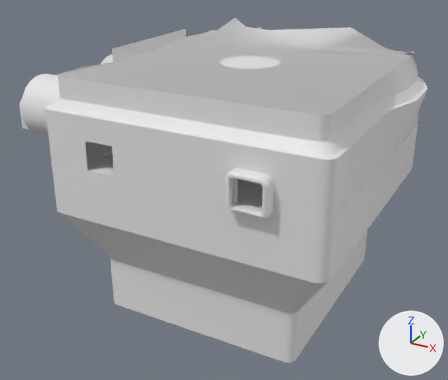
Two versions of the FBX model Content/Assets/Levels/MainLevel/SM_Ship_Furnace.fbx, one commit apart.
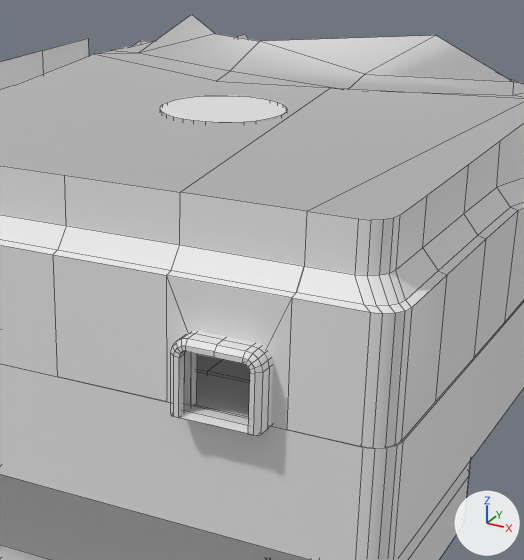
Old and new are each drawn whole from a 50 mm lens placed at (120.0, -91.7, 42.9), pointed at (58.2, 20.7, -13.3) and again close up on the part from 32% to 88% of the width and 3% to 73% of the height. The axes (+X, +Y, +Z) are drawn at lower right. The lights are the same throughout. The close-ups show mesh edges as thin lines. Where no turn or scale is listed for an object, it has been applied to the vertices. Vertices at the same position are counted once.

Objects in the first close-up: 'SM_Ship_Furnace'.
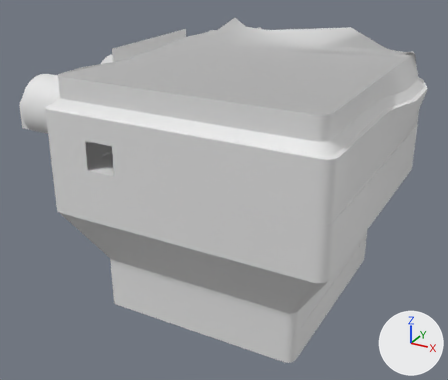
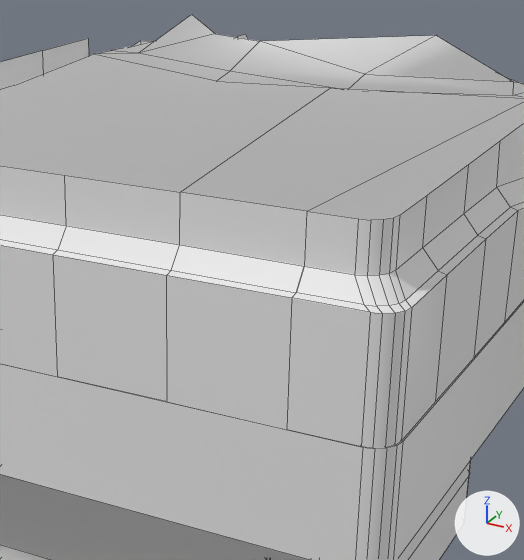
What differs and where, as boxes (x1, y1, x2, y2) in the close-ups (524 x 560 px):
```json
{"part": 1, "of": "me_sm_merged_staticmeshactor_4_045", "change": "deleted", "before": [160, 96, 287, 123]}
{"part": 2, "of": "me_sm_merged_staticmeshactor_4_045", "change": "deleted", "before": [171, 331, 273, 435]}
{"part": 3, "of": "me_sm_merged_staticmeshactor_4_045", "change": "deleted", "before": [171, 404, 258, 436]}
{"part": 4, "of": "me_sm_merged_staticmeshactor_4_045", "change": "cut back", "before": [167, 275, 292, 429], "after": [167, 275, 292, 429]}
```

Scene script edits in JSON lines:
```json
{"block": "me_sm_merged_staticmeshactor_4_045", "where": "me_sm_merged_staticmeshactor_4_045.from_pydata(...)  # 1885 vertices, 1515 faces; spans x 19.0..96.6, y -14.1..62.3, z -32.7..20.9"}
{"block": "me_sm_merged_staticmeshactor_4_045", "where": "# used by ob_sm_ship_furnace; location = (0.0, 0.0, 0.0)"}
{"block": "me_sm_merged_staticmeshactor_4_045", "where": "# verts and faces of me_sm_merged_staticmeshactor_4_045; kept vertices keep their numbers, new ones are numbered from 1885"}
{"block": "me_sm_merged_staticmeshactor_4_045", "where": "# before: 732 (76.0, -12.0, 1.0) at pixel (167, 401), 735 (86.0, -12.0, 11.2) at pixel (291, 297), 736 (78.0, -12.0, 6.6), 737 (84.0, -12.0, 6.6), 740 (76.0, -12.0, 11.2) at pixel (166, 275)"}
{"block": "me_sm_merged_staticmeshactor_4_045", "where": "# before: 742 (84.0, -12.0, 1.0), 743 (78.0, -12.0, 1.0), 1346 (86.0, -12.0, 1.0) at pixel (286, 429)"}
{"block": "me_sm_merged_staticmeshactor_4_045", "change": "me_sm_merged_staticmeshactor_4_045 part 1: the loose piece of 160 vertices spanning x 60.1..71.9, y 11.1..22.9, z 14.1..17.1 is deleted"}
{"block": "me_sm_merged_staticmeshactor_4_045", "change": "me_sm_merged_staticmeshactor_4_045 part 2: the loose piece of 156 vertices spanning x 77.3..84.7, y -14.1..-11.2, z 1.0..7.3 is deleted"}
{"block": "me_sm_merged_staticmeshactor_4_045", "change": "me_sm_merged_staticmeshactor_4_045 part 3: the loose piece of 8 vertices spanning x 77.4..84.6, y -13.9..-11.3, z 1.0..1.2 is deleted"}
{"block": "me_sm_merged_staticmeshactor_4_045", "change": "me_sm_merged_staticmeshactor_4_045 part 4"}
{"op": "add", "block": "me_sm_merged_staticmeshactor_4_045", "code": "delete_vertices([736, 737, 742, 743])  # with the faces that use them"}
{"op": "add", "block": "me_sm_merged_staticmeshactor_4_045", "code": "faces += [(732, 740, 735, 1346)]  # mat_m_wall_variation_1 (its picture is missing)"}
{"op": "remove", "block": "me_sm_merged_staticmeshactor_4_045", "code": "me_sm_merged_staticmeshactor_4_045.materials.append(mat_m_ceiling)  # white #e7e7e7"}
```
